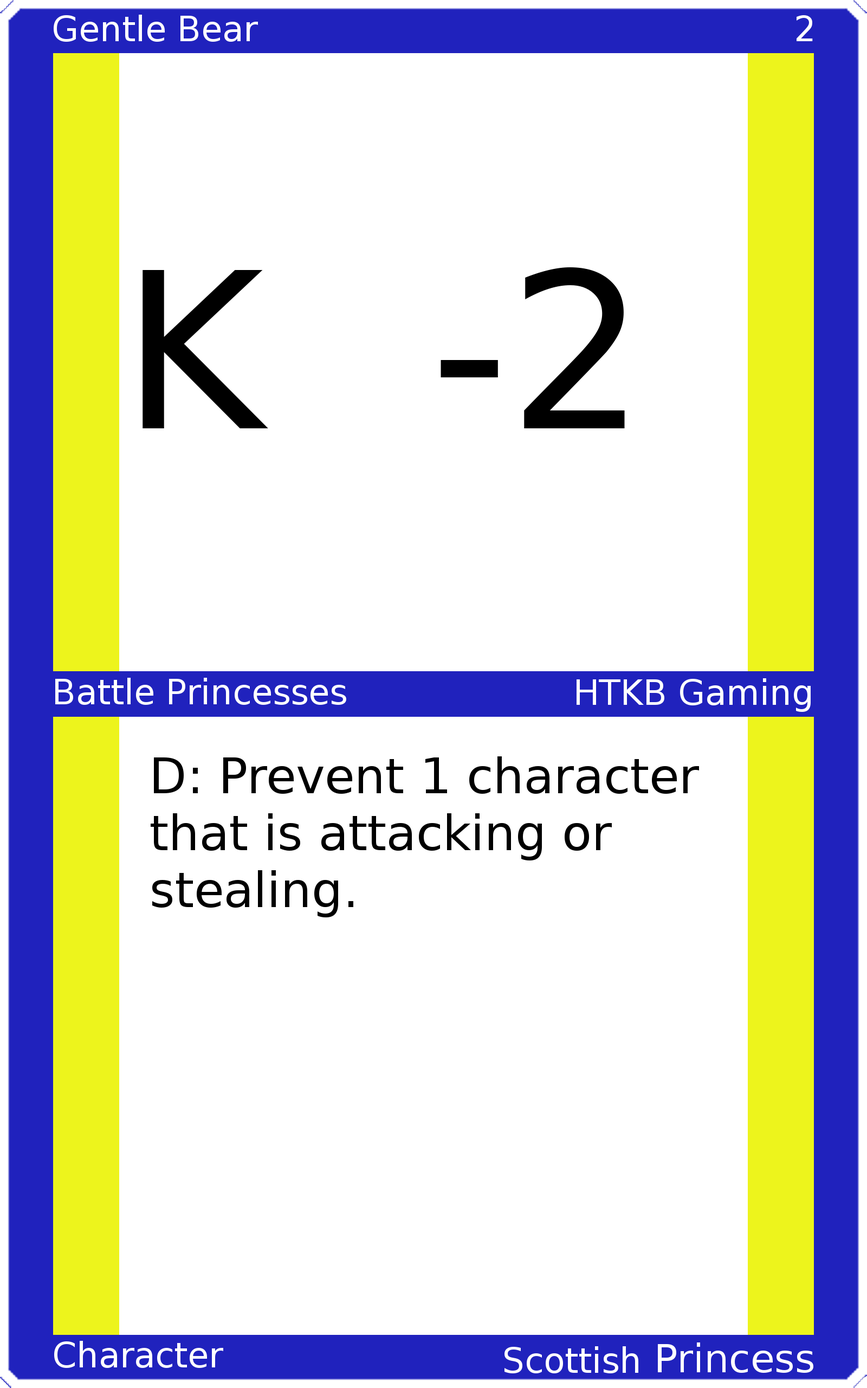
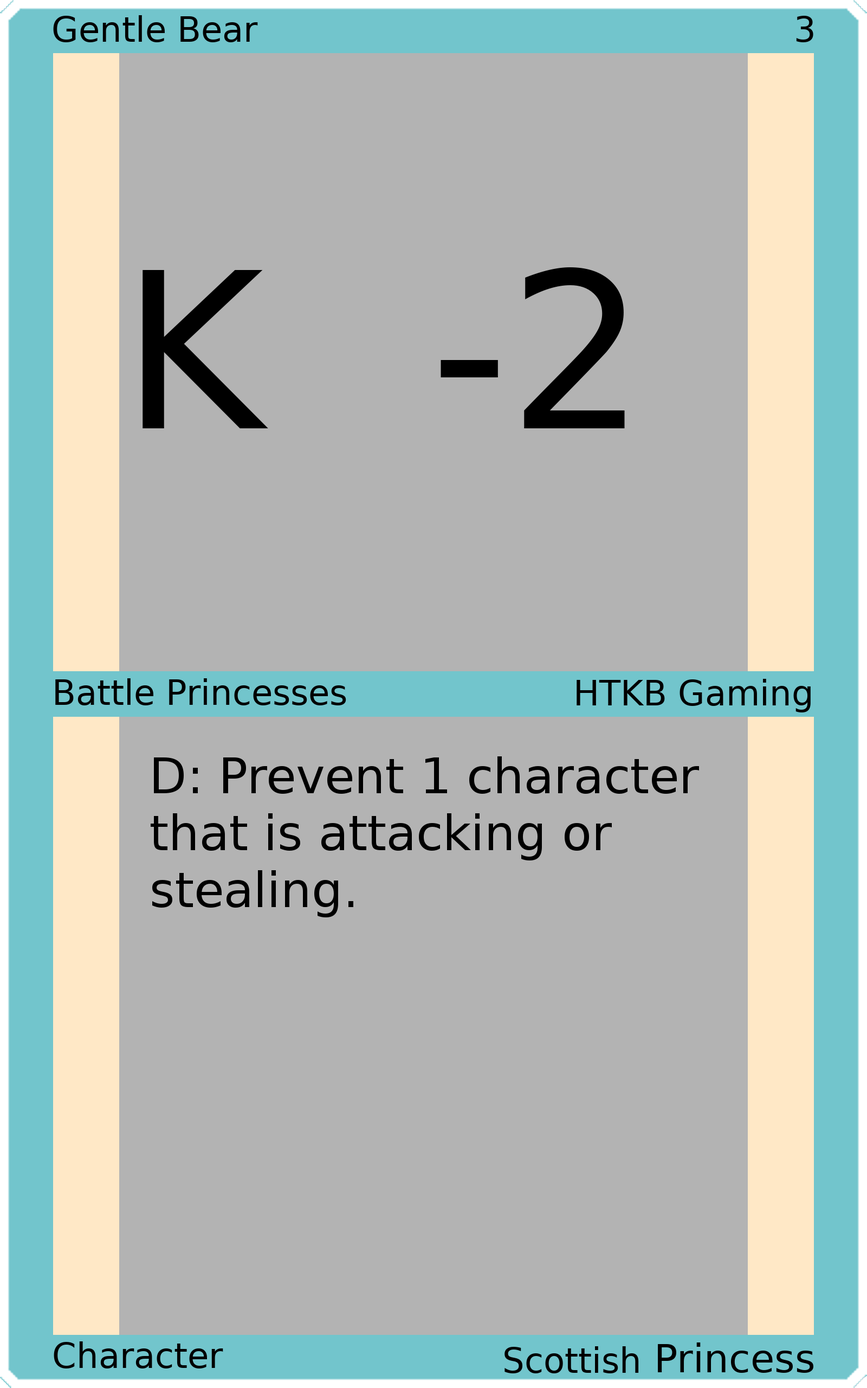
Before/after of a w=867, h=1388 layered artwork. What changed in the layer stack:
painted on "Upper Left" over [53,14,259,43]
painted on "Upper Right" over [796,15,814,43]
painted on "Mid Left" over [55,677,347,706]
painted on "Mid Right" over [576,678,811,713]
painted on "Bottom Left" over [53,1340,224,1369]
painted on "Bottom Right" over [504,1342,814,1373]
painted on "Border" over [0,0,867,1388]
painted on "Top Background" over [119,52,748,673]
painted on "Bottom Background" over [119,715,748,1336]
painted on "Background" over [35,35,832,1352]
